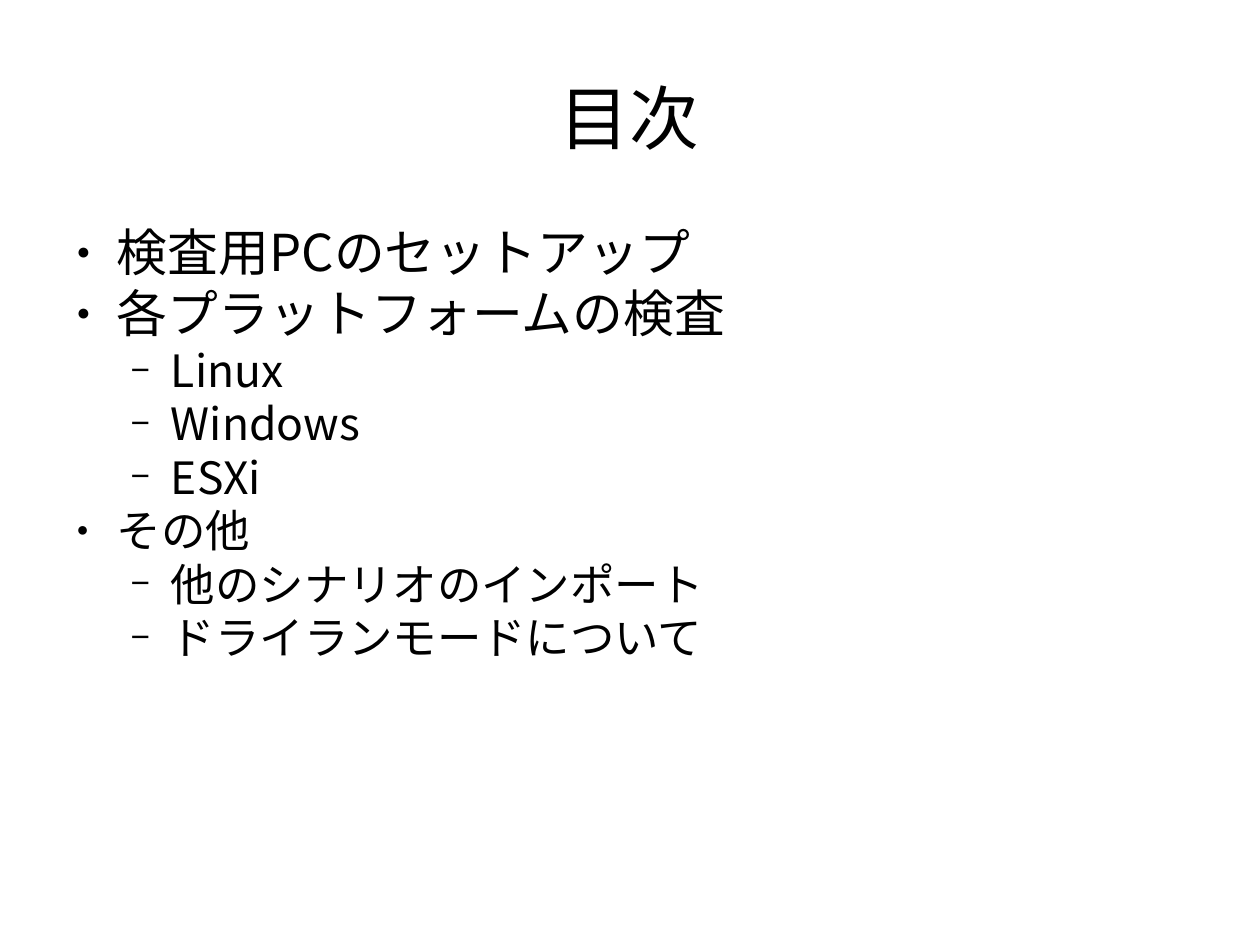
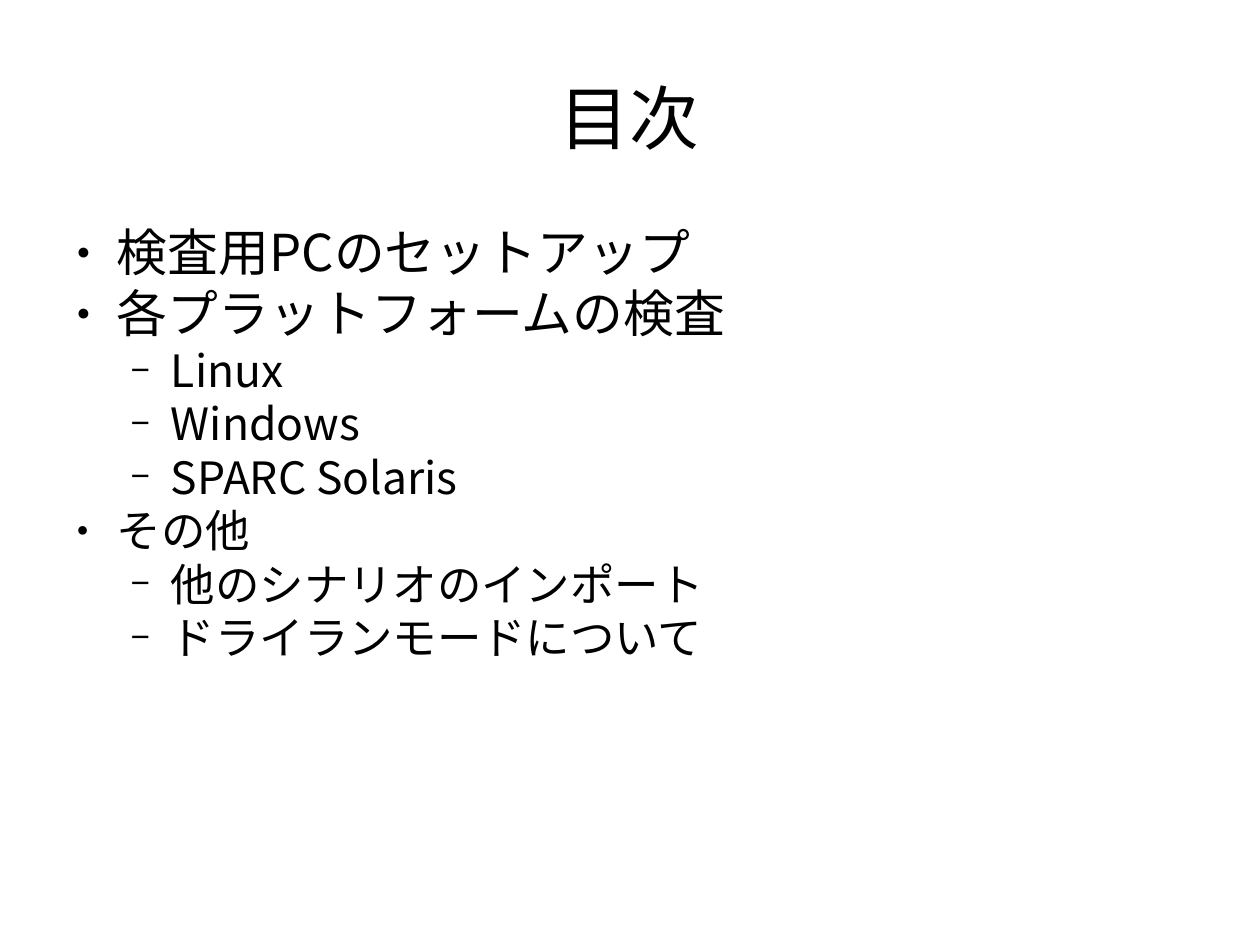
Before and after one commit to frsw3nr/gradle-server-acceptance, a slide deck: slide 2 of docs/jp/tutorial_test_pc.pptx. Drawn at 1260x945 pixels with LibreOffice and Linux fonts; fonts in the diff are those of the drawing. Boxes give left, top, right and bottom in pixels: in the first picture for what was removed or moved away, otherwise in the second. Text is boxed around its words. In the diff, an @@ line names an element or a change of style, - is before the commit and + after.

```diff
--- a/docs/jp/tutorial_test_pc.pptx
+++ b/docs/jp/tutorial_test_pc.pptx
@@ text at <box>171,458,457,495</box>: text changed @@
-  − ESXi
+  − SPARC Solaris
```
Also in this commit, not shown: 19 other slides changed, 4 slides added, 5 slides removed, 17 other files.
